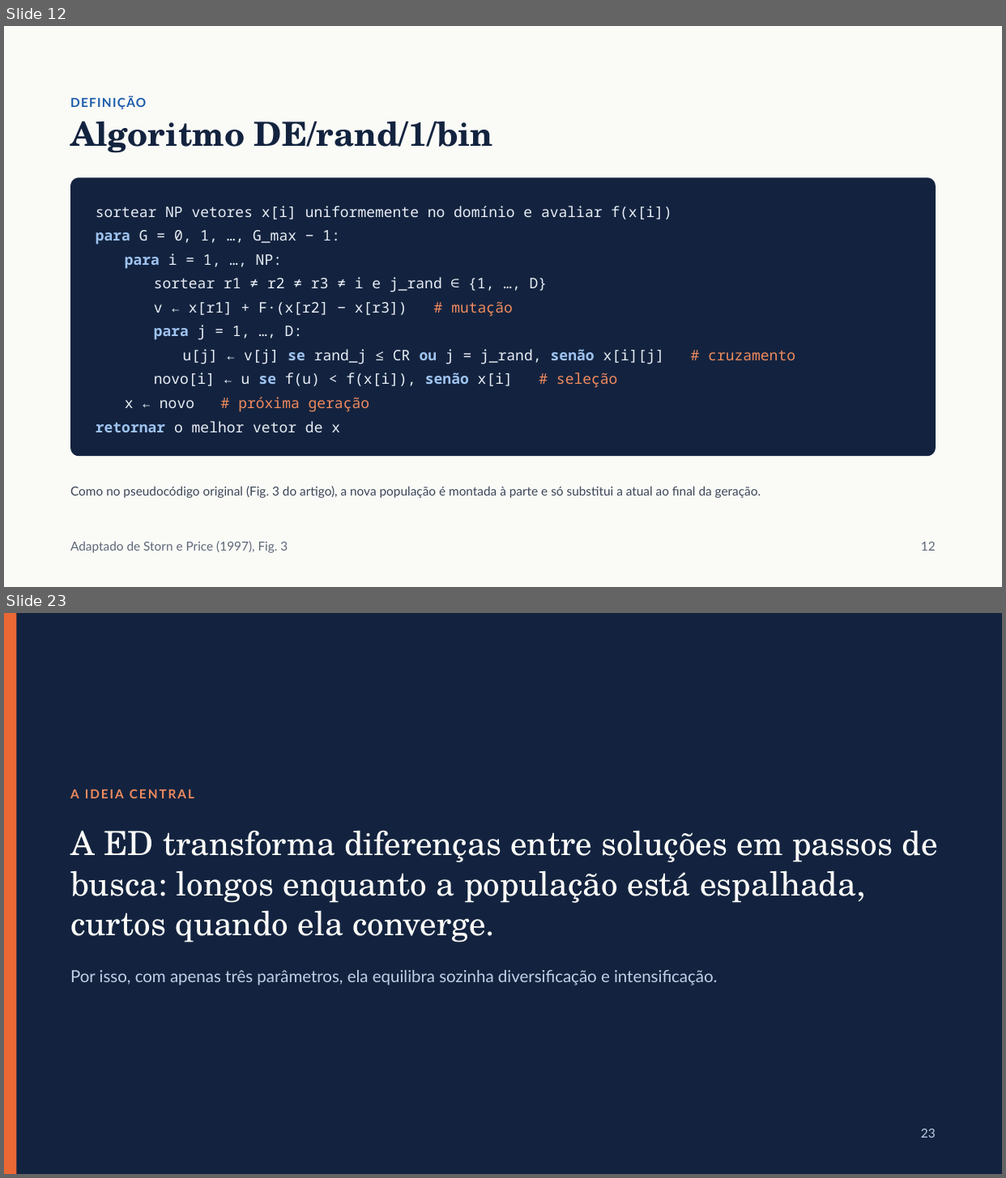
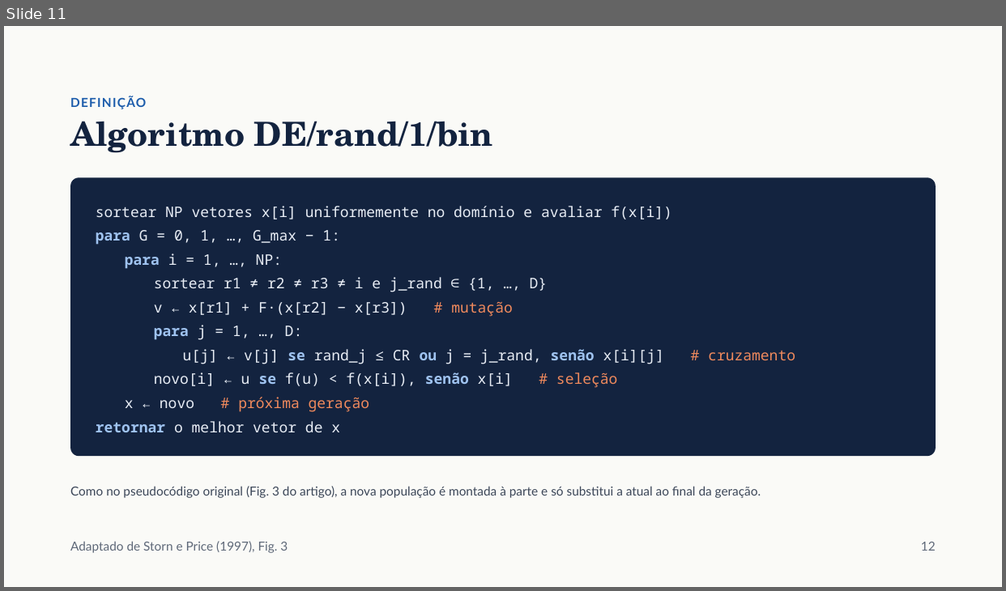
Before and after one commit to falconeee/opt-meta-heuristicas, a slide deck: Seminario/slides/Uma_introducao_a_Evolucao_Diferencial.pptx. Shown one above the other, each under a label of ours: slides 12 and 23 before the commit, slide 11 after it; the slides between them are not shown. The pictures are 1006x1178 and 1006x591 pixels, drawn with LibreOffice and Linux fonts; fonts in the diff are those of the drawing. Boxes give left, top, right and bottom in pixels: in the first picture for what was removed or moved away, otherwise in the second. Text is boxed around its words. In the diff, an @@ line names an element or a change of style, - is before the commit and + after.

```diff
--- a/Seminario/slides/Uma_introducao_a_Evolucao_Diferencial.pptx
+++ b/Seminario/slides/Uma_introducao_a_Evolucao_Diferencial.pptx
@@ slide 23 removed at (4,613,1002,1174), background #13233F @@
@@ rectangle removed at (4,613,17,1174) @@
@@ text removed at (70,789,194,798) @@
-A IDEIA CENTRAL
@@ text removed at (70,830,937,943) @@
-A ED transforma diferenças entre soluções em passos de busca: longos enquanto a população está espalhada, curtos quando ela converge.
@@ text removed at (70,970,717,986) @@
-Por isso, com apenas três parâmetros, ela equilibra sozinha diversificação e intensificação.
@@ text removed at (921,1129,936,1138) @@
-23
@@ what was slide 12 is now slide 11 @@
```
Also in this commit, not shown: 14 slides changed, 1 slide added, 3 other slides removed, 19 other files.
